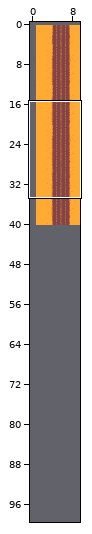
Two versions of a level (Tiled map (JSON), www/assets/tilemaps/level1.json). The first picture is a wide view before the edit; the outline marks the close-up.
Close-up. The starting point:
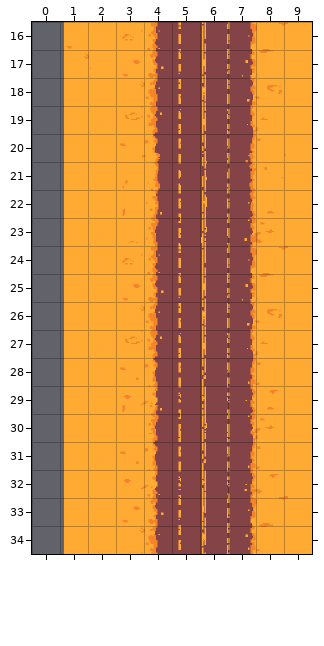
Cells are 45x45 px. Shown: x 0..9, y 16..34. The commit also changed other parts of the map, which this record leaves out. The old version is drawn lined up with the new one.
After:
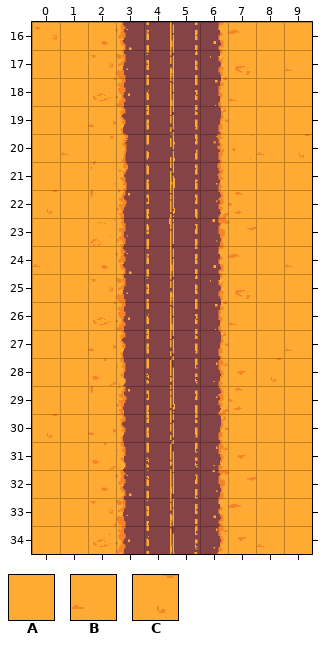
Key: from "tiles": A 6, B 113, C 435.
_ is an empty cell, . an unchanged one.
From old to new:
map size 10x40 -> 10x100 cells
layer "backgroundLayer" offset 52,31 -> 0,0 px
--- layer "backgroundLayer"
@@ x 1..9 @@
-20 A......AA
+20 B......BC
@@ x 0..0 @@
-22 A
+22 C
@@ x 0..9 @@
-24 A........A
+24 B........B
@@ x 8..8 @@
-28 A
+28 C
@@ x 0..0 @@
-30 A
+30 C
@@ x 8..8 @@
-34 A
+34 B
